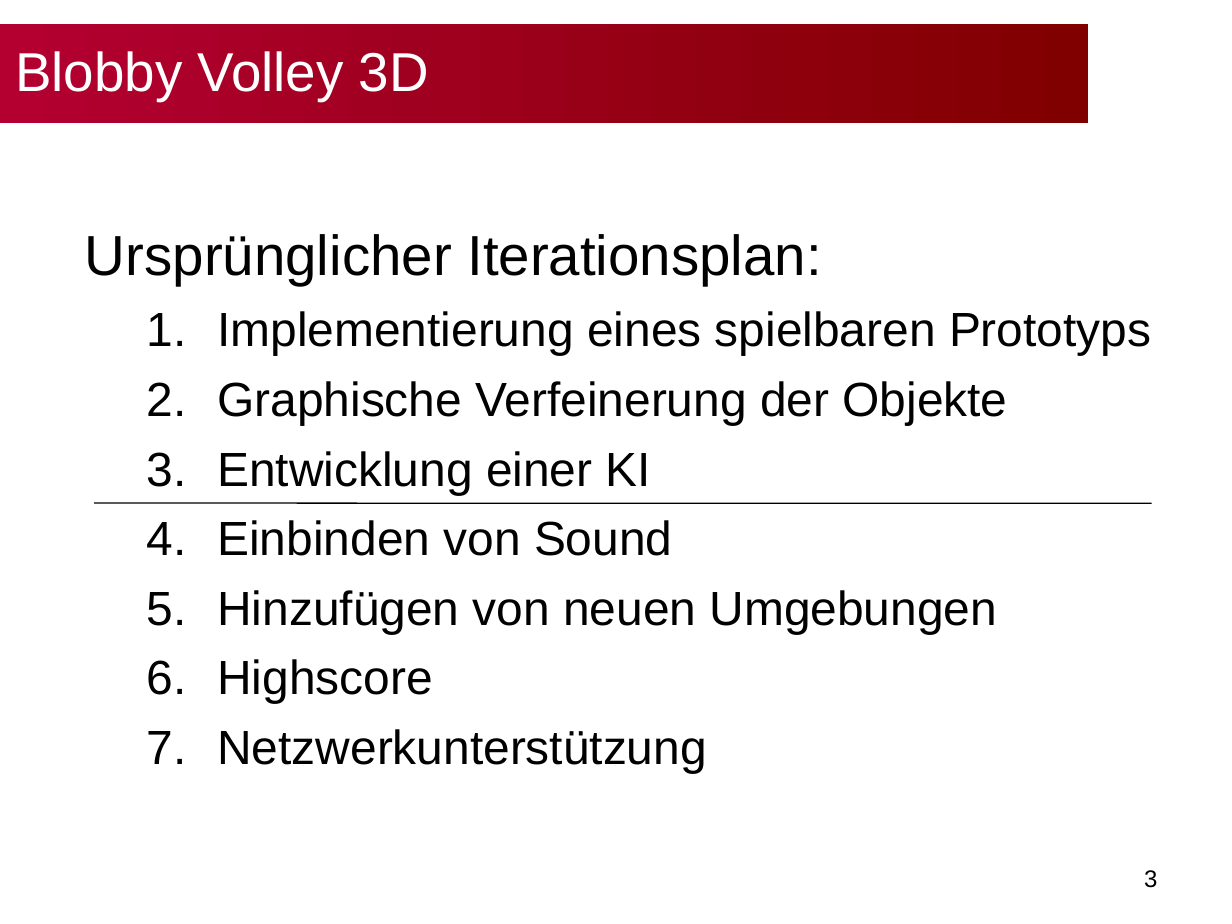
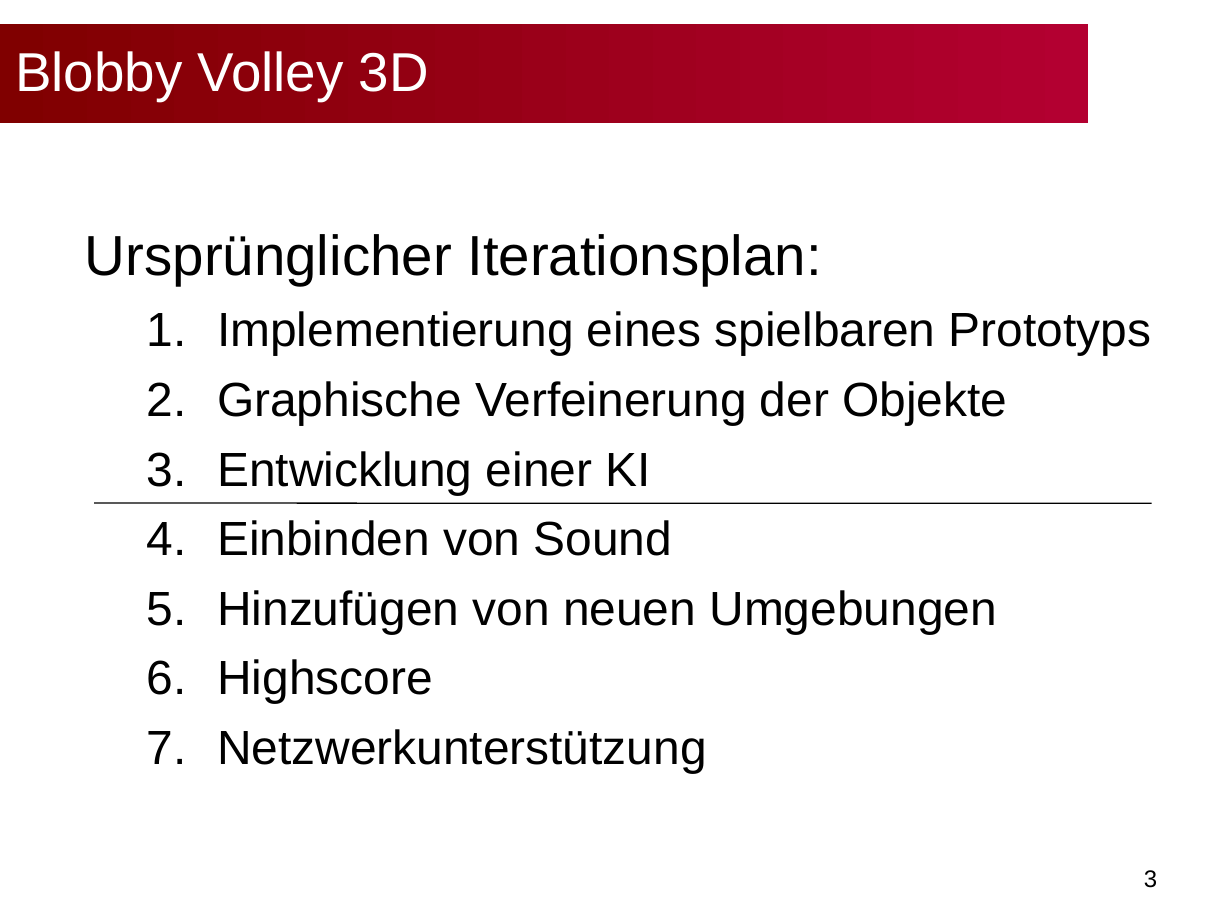
Before and after one commit to bwasty/blobby-volley-3d, a slide deck: slide 3 of Präsentationen/Slides-Abschlusspräsentation.ppt. Drawn at 1232x924 pixels with LibreOffice and Linux fonts; fonts in the diff are those of the drawing; background and template pictures are left out. Boxes give left, top, right and bottom in pixels: in the first picture for what was removed or moved away, otherwise in the second. Text is boxed around its words. In the diff, an @@ line names an element or a change of style, - is before the commit and + after.

Commit message:
- some small adjustments (mainly formatting)

```diff
--- a/Präsentationen/Slides-Abschlusspräsentation.ppt
+++ b/Präsentationen/Slides-Abschlusspräsentation.ppt
@@ title "Blobby Volley 3D" at (x1=0, y1=25, x2=1088, y2=123): fill gradient #800000 to #B30031 to gradient #B30031 to #800000 @@
```
Also in this commit, not shown: 10 other slides changed.
